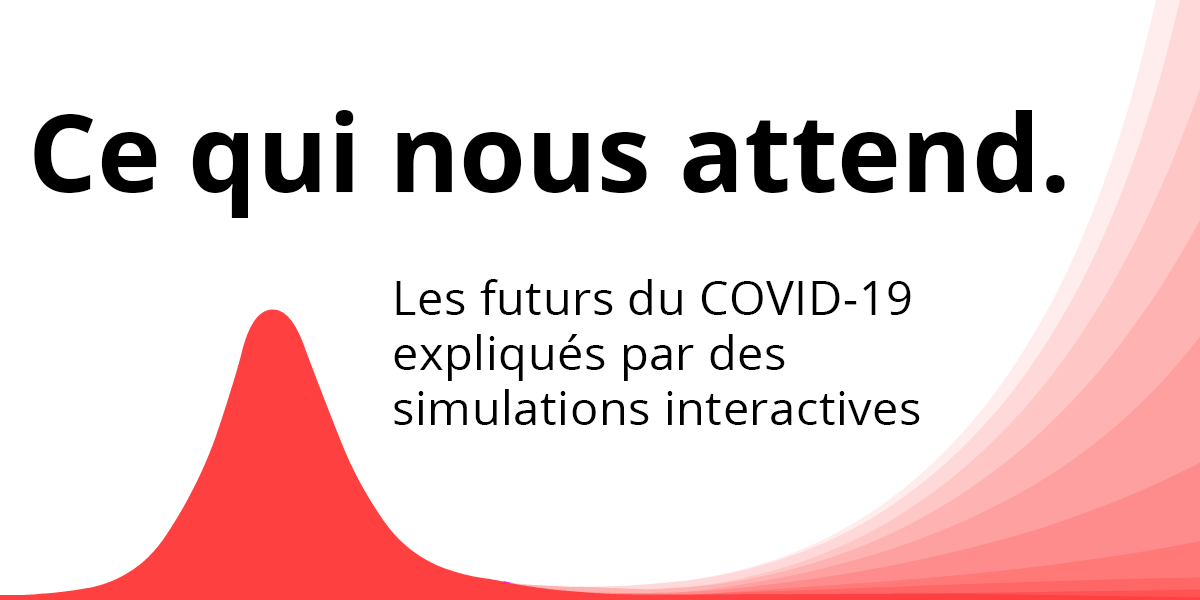
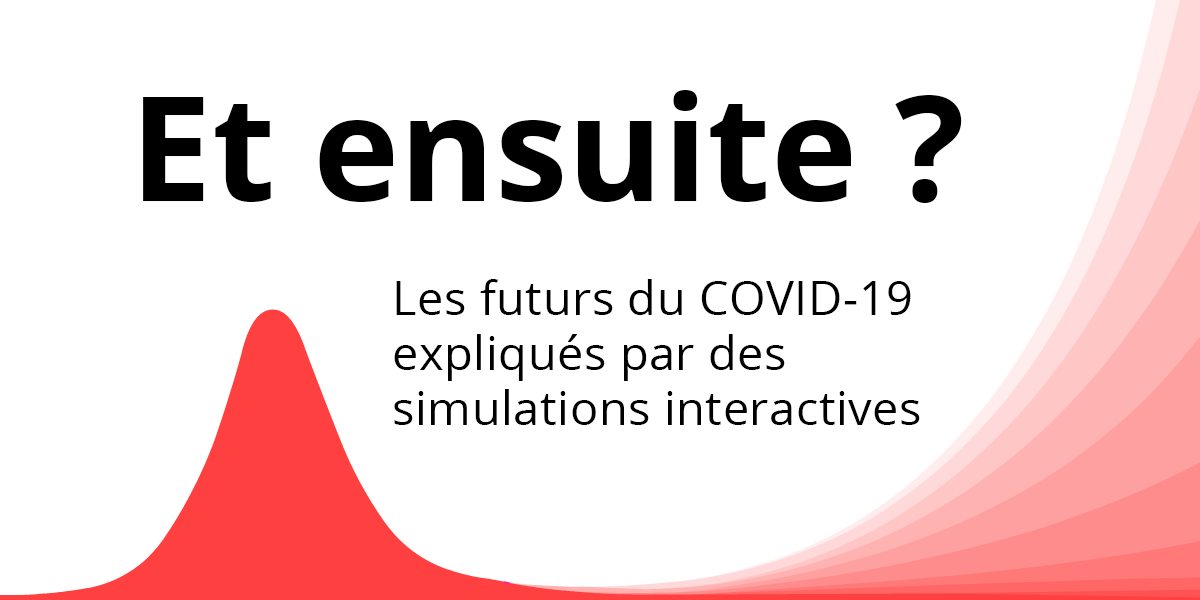
Layers edited between the first and the second (1200, 600) image:
added layer "Et ensuite ?" above "Ce qui nous attend." over bbox(143, 90, 962, 203)
hid "Ce qui nous attend." over bbox(34, 110, 1065, 218)
